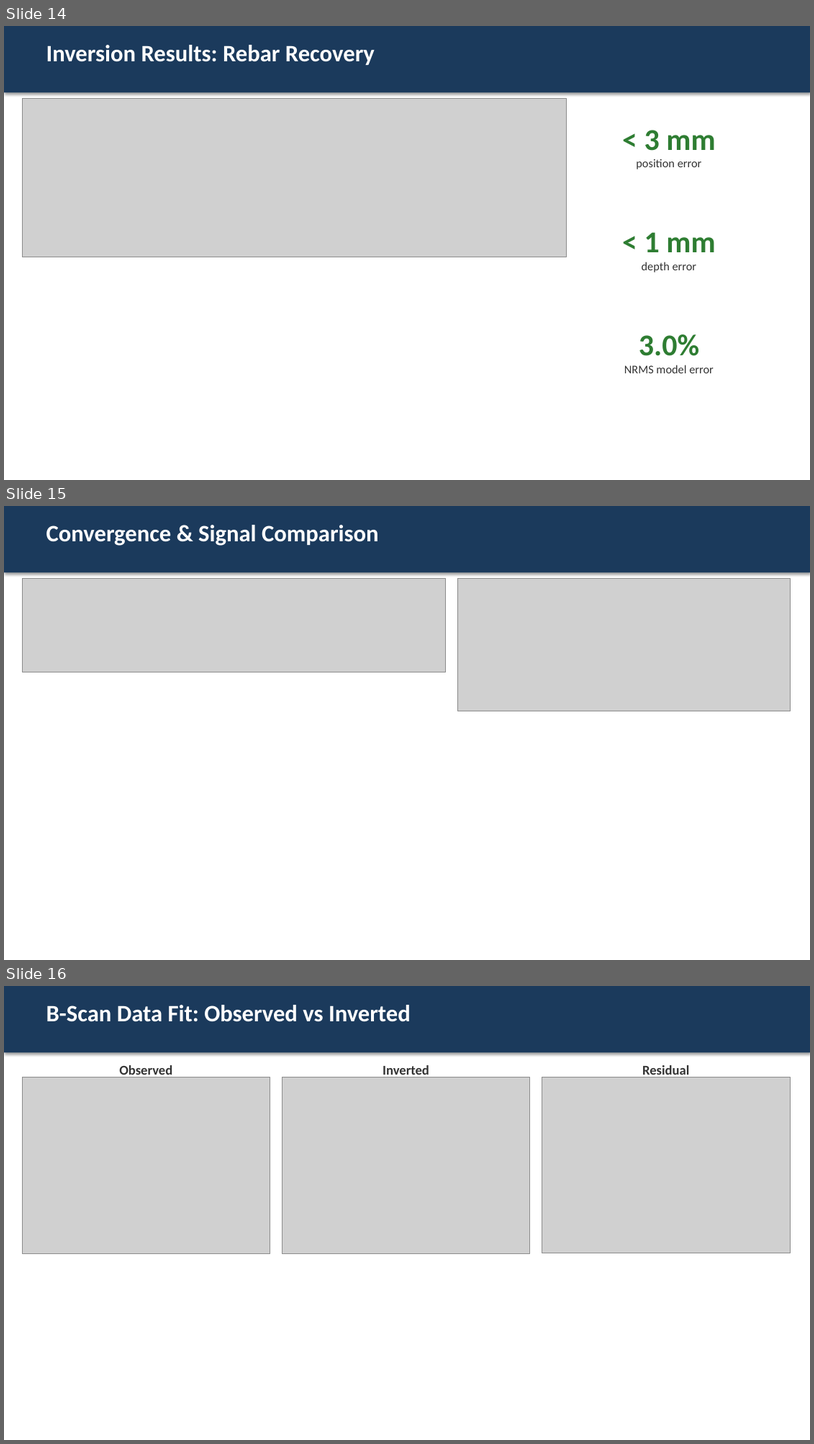
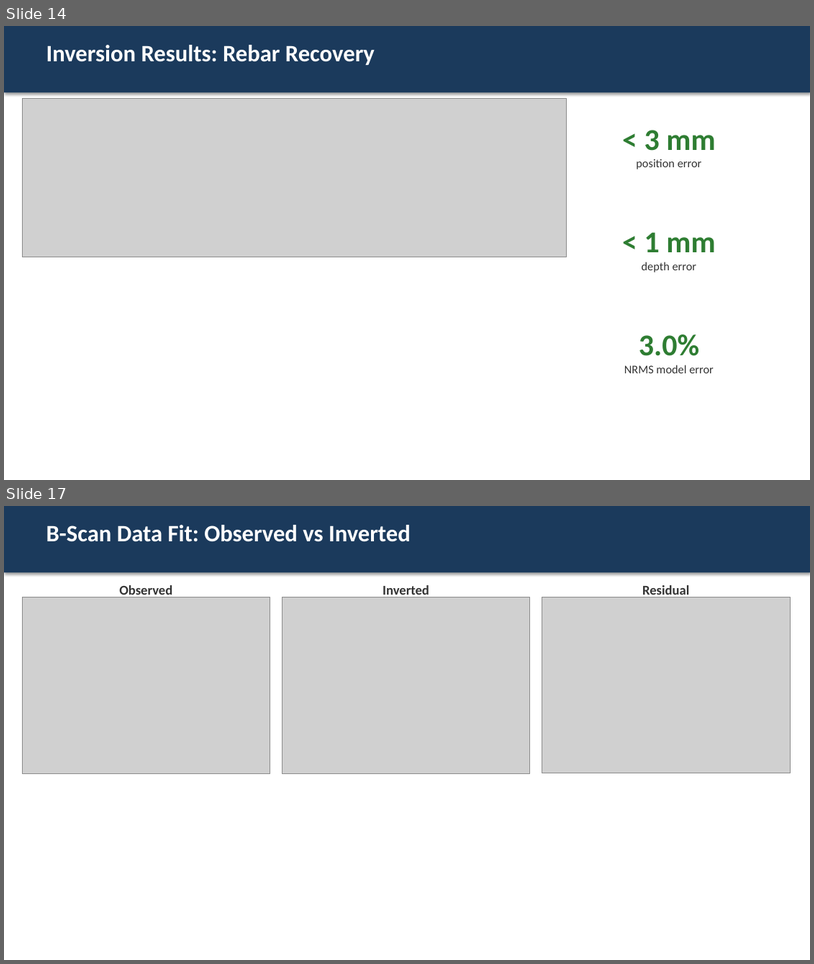
Before and after one commit to Maruf001/GPR-FDTD-FWI, a slide deck: outputs/GPR_FDTD_FWI_Presentation.pptx. Shown one above the other, each under a label of ours: slides 14, 15 and 16 before the commit, slides 14 and 17 after it; the slides between them are not shown. The pictures are 814x1444 and 814x964 pixels, drawn with LibreOffice and Linux fonts; fonts in the diff are those of the drawing; grey boxes stand for pictures. Boxes give left, top, right and bottom in pixels: in the first picture for what was removed or moved away, otherwise in the second. Text is boxed around its words. In the diff, an @@ line names an element or a change of style, - is before the commit and + after.

```diff
--- a/outputs/GPR_FDTD_FWI_Presentation.pptx
+++ b/outputs/GPR_FDTD_FWI_Presentation.pptx
@@ slide 15 removed at [4,506,810,960], background #FFFFFF @@
@@ rectangle removed at [4,506,810,572] @@
@@ text removed at [46,525,379,546] @@
-Convergence & Signal Comparison
@@ picture removed at [22,579,445,672] @@
@@ picture removed at [458,579,790,710] @@
@@ what was slide 16 is now slide 17 @@
```
Also in this commit, not shown: 4 slides changed, 2 slides added, 1 other file.
